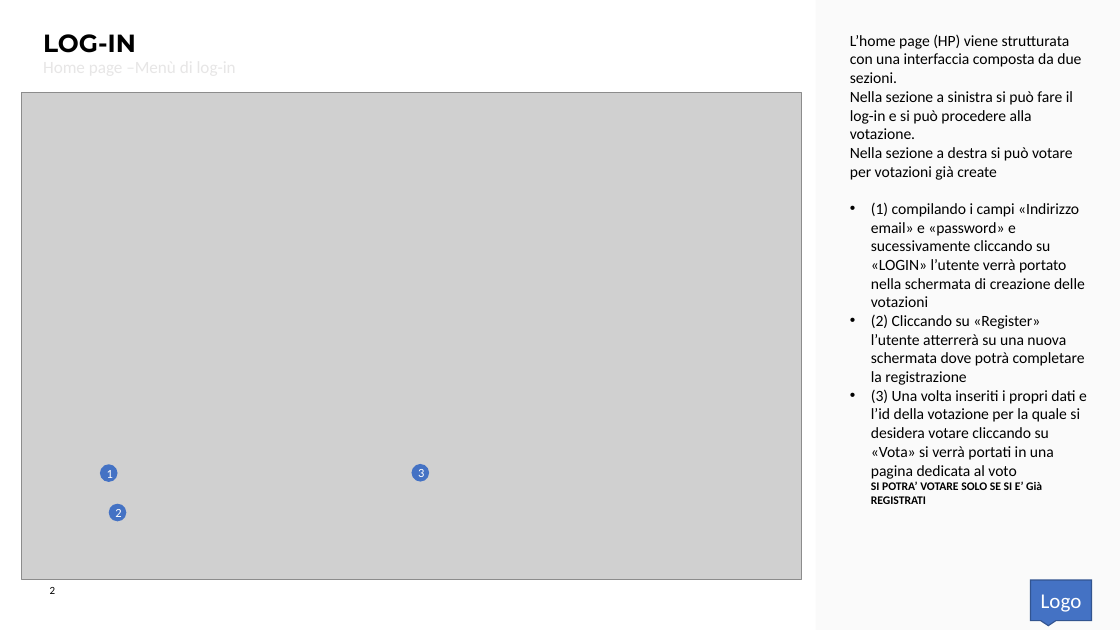
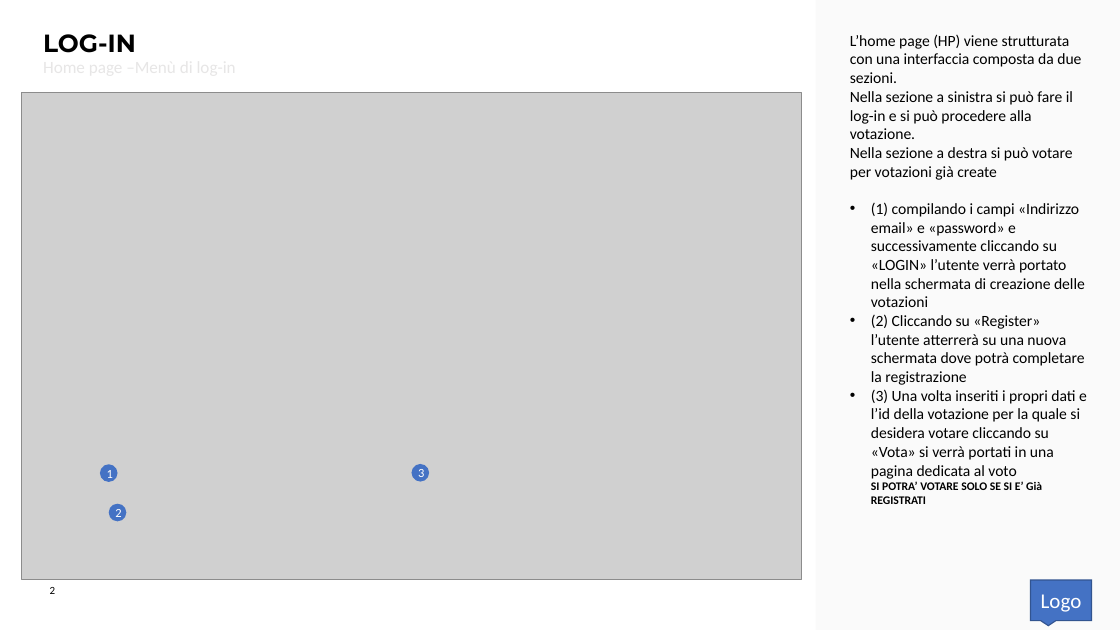
Before and after one commit to lucastoian/facile, a slide deck: slide 2 of Presentazione VotoElettronico.pptx. Drawn at 1120x630 pixels with LibreOffice and Linux fonts; fonts in the diff are those of the drawing; grey boxes stand for pictures; background and template pictures are left out. Boxes give left, top, right and bottom in pixels: in the first picture for what was removed or moved away, otherwise in the second. Text is boxed around its words. In the diff, an @@ line names an element or a change of style, - is before the commit and + after.

```diff
--- a/Presentazione VotoElettronico.pptx
+++ b/Presentazione VotoElettronico.pptx
@@ text at [871, 202, 1085, 307]: text changed @@
-• (1) compilando i campi «Indirizzo email» e «password» e sucessivamente cliccando su «LOGIN» l’utente verrà portato nella schermata di creazione delle votazioni
+• (1) compilando i campi «Indirizzo email» e «password» e successivamente cliccando su «LOGIN» l’utente verrà portato nella schermata di creazione delle votazioni
```
Also in this commit, not shown: 17 other files.
